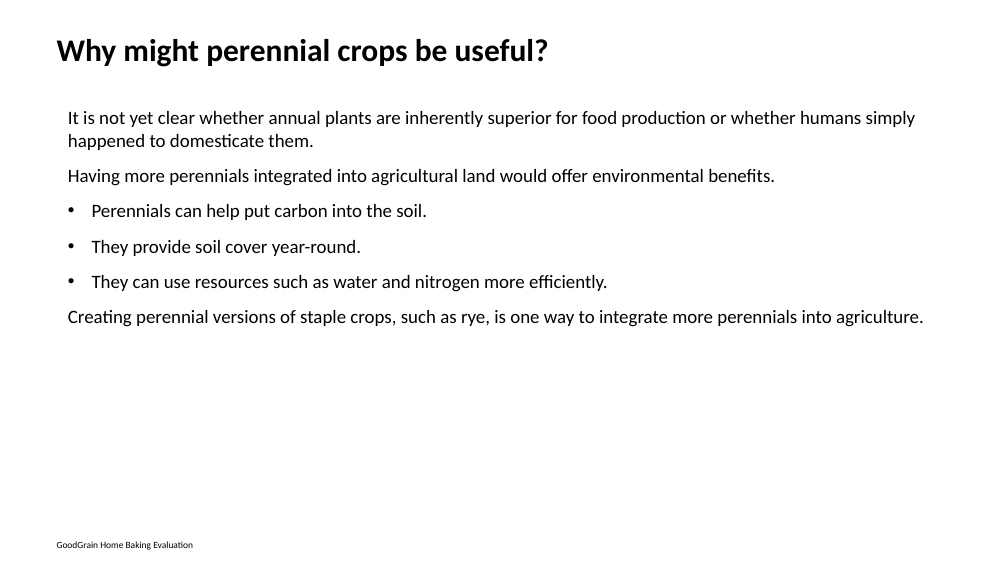
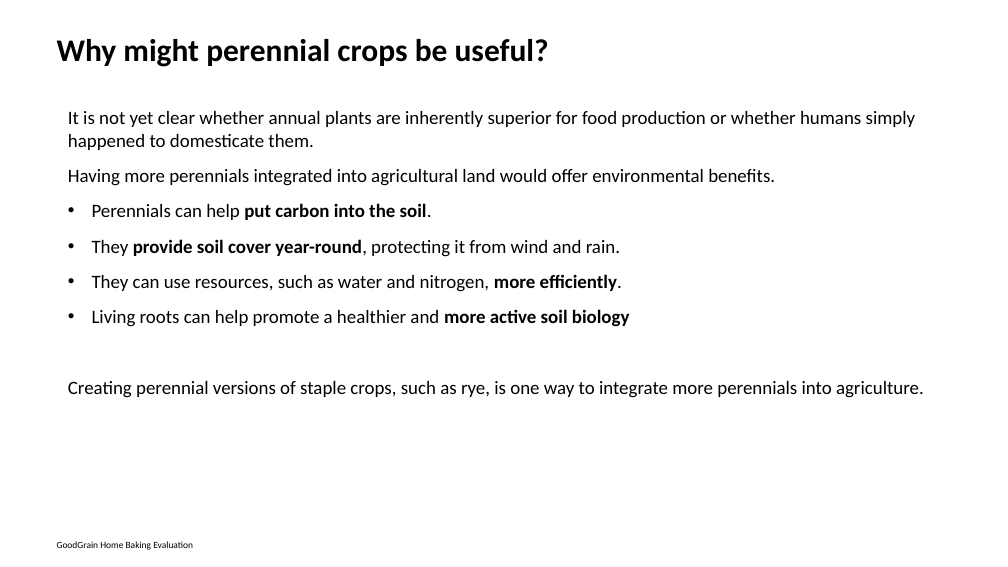
Before and after one commit to vanichols/GoodGrain, a slide deck: slide 21 of documents/informational sheet power point.pptx (slide 20 before the commit). Drawn at 1008x567 pixels with LibreOffice and Linux fonts; fonts in the diff are those of the drawing. Boxes give left, top, right and bottom in pixels: in the first picture for what was removed or moved away, otherwise in the second. Text is boxed around its words. In the diff, an @@ line names an element or a change of style, - is before the commit and + after.

```diff
--- a/documents/informational sheet power point.pptx
+++ b/documents/informational sheet power point.pptx
@@ text at bbox=[92, 203, 432, 220]: bold on in "put carbon into the soil." @@
@@ text at bbox=[92, 239, 630, 327]: text changed @@
-• They provide soil cover year-round.
-• They can use resources such as water and nitrogen more efficiently.
+• They provide soil cover year-round, protecting it from wind and rain.
+• They can use resources, such as water and nitrogen, more efficiently.
+• Living roots can help promote a healthier and more active soil biology
```
Also in this commit, not shown: 13 other slides changed, 2 slides added, 4 other files.
